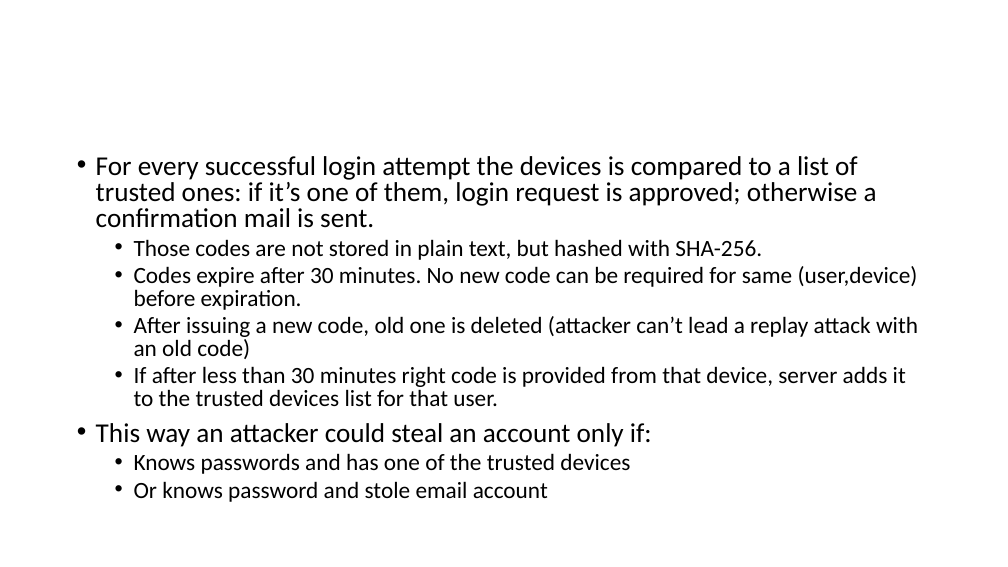
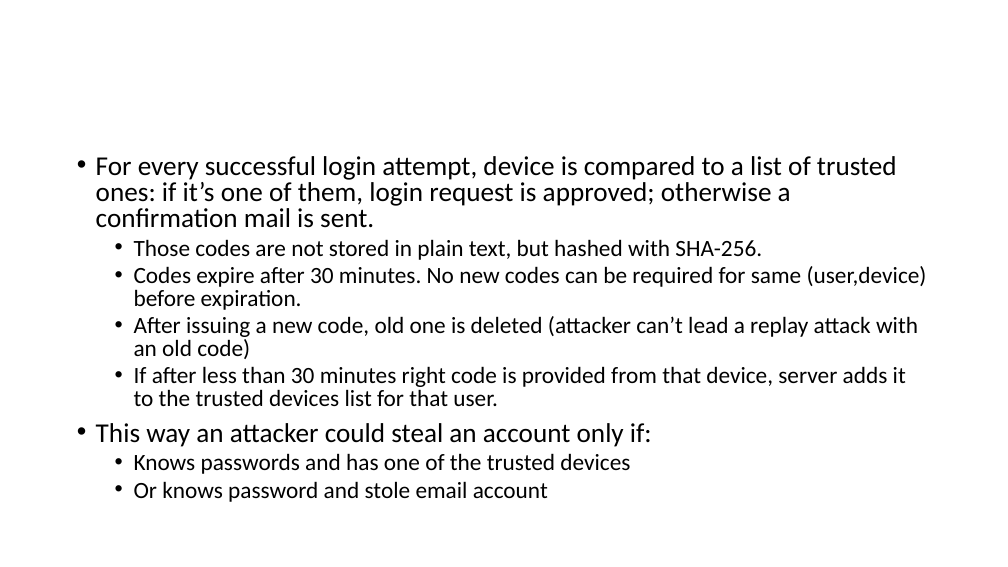
Before and after one commit to fparricelli/Encrypted-data-exchange-between-two-Arduino-boards-using-Symmetric-Encryption, a slide deck: slide 13 of Documentazione e cose così/Slide_concettuali_Luca.pptx. Drawn at 1008x567 pixels with LibreOffice and Linux fonts; fonts in the diff are those of the drawing. Boxes give left, top, right and bottom in pixels: in the first picture for what was removed or moved away, otherwise in the second. Text is boxed around its words. In the diff, an @@ line names an element or a change of style, - is before the commit and + after.

```diff
--- a/Documentazione e cose così/Slide_concettuali_Luca.pptx
+++ b/Documentazione e cose così/Slide_concettuali_Luca.pptx
@@ text at <box>96,156,897,228</box>: text changed @@
-• For every successful login attempt the devices is compared to a list of trusted ones: if it’s one of them, login request is approved; otherwise a confirmation mail is sent.
+• For every successful login attempt, device is compared to a list of trusted ones: if it’s one of them, login request is approved; otherwise a confirmation mail is sent.
@@ text at <box>134,266,927,310</box>: text changed @@
-  • Codes expire after 30 minutes. No new code can be required for same (user,device) before expiration.
+  • Codes expire after 30 minutes. No new codes can be required for same (user,device) before expiration.
```
Also in this commit, not shown: 10 other slides changed.
